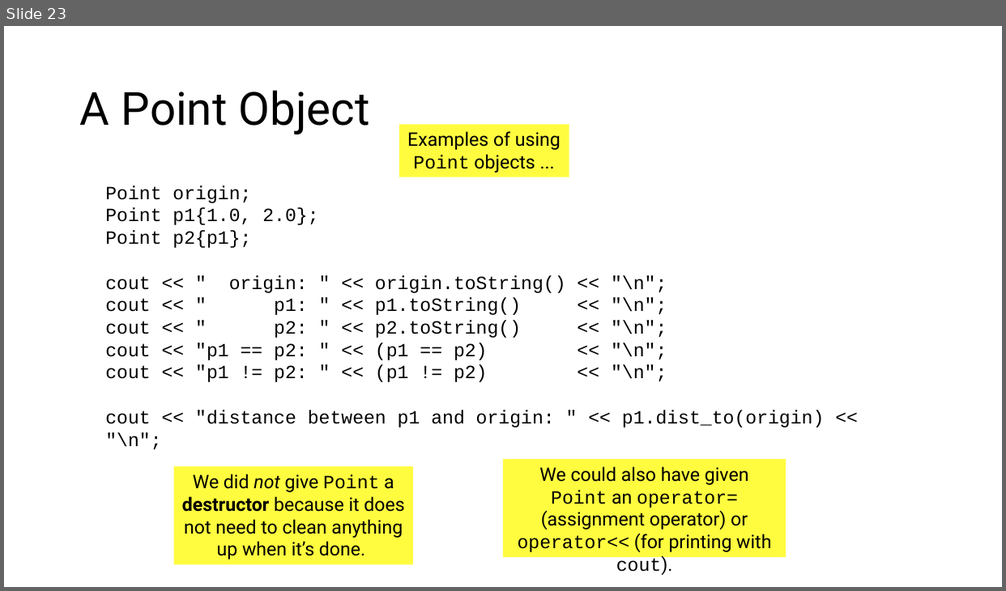
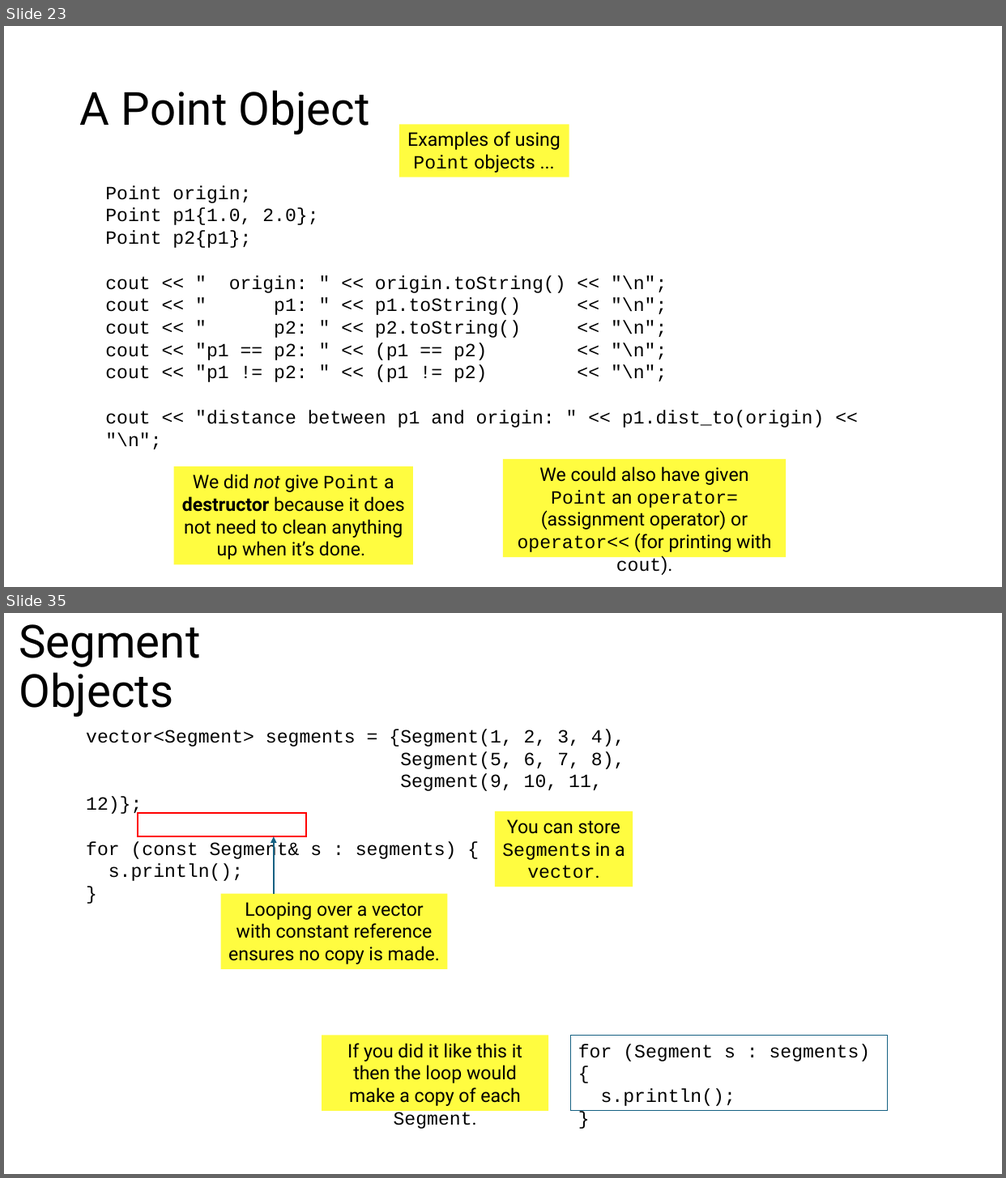
Before and after one commit to tjd1234/cmpt125spring2026, a slide deck: notes/week5/week5.pptx. Shown one above the other, each under a label of ours: slide 23 before the commit, slides 23 and 35 after it; the slides between them are not shown. The pictures are 1006x591 and 1006x1178 pixels, drawn with LibreOffice and Linux fonts; fonts in the diff are those of the drawing. Boxes give left, top, right and bottom in pixels: in the first picture for what was removed or moved away, otherwise in the second. Text is boxed around its words. In the diff, an @@ line names an element or a change of style, - is before the commit and + after.

```diff
--- a/notes/week5/week5.pptx
+++ b/notes/week5/week5.pptx
@@ slide 35 added at box(4, 613, 1002, 1174), background #FFFFFF @@
@@ title added at box(19, 624, 200, 717), 44 pt, text #000000 @@
+Segment Objects
@@ text added at box(86, 729, 625, 881), 18 pt, text #000000 @@
+vector<Segment> segments = {Segment(1, 2, 3, 4),
+Segment(5, 6, 7, 8),
+Segment(9, 10, 11, 12)};
+for (const Segment& s : segments) {
+s.println();
+}
@@ rectangle added at box(138, 814, 305, 837), outline #FF0000 1.5 pt @@
@@ rectangle added at box(495, 811, 633, 887), fill #FFFC00 at 75% opacity, 18 pt, text #000000 @@
+You can store Segments in a vector.
@@ arrow added from (274, 894) to (274, 837), #156082 1.5 pt @@
@@ rectangle added at box(221, 894, 448, 969), fill #FFFC00 at 75% opacity, 18 pt, text #000000 @@
+Looping over a vector with constant reference ensures no copy is made.
@@ rectangle added at box(322, 1035, 549, 1111), fill #FFFC00 at 75% opacity, 18 pt, text #000000 @@
+If you did it like this it then the loop would make a copy of each Segment.
@@ rectangle added at box(571, 1035, 888, 1111), outline #156082 0.75 pt, 18 pt, text #000000 @@
+for (Segment s : segments) {
+s.println();
+}
```
Also in this commit, not shown: 11 other slides added, 12 other files.
